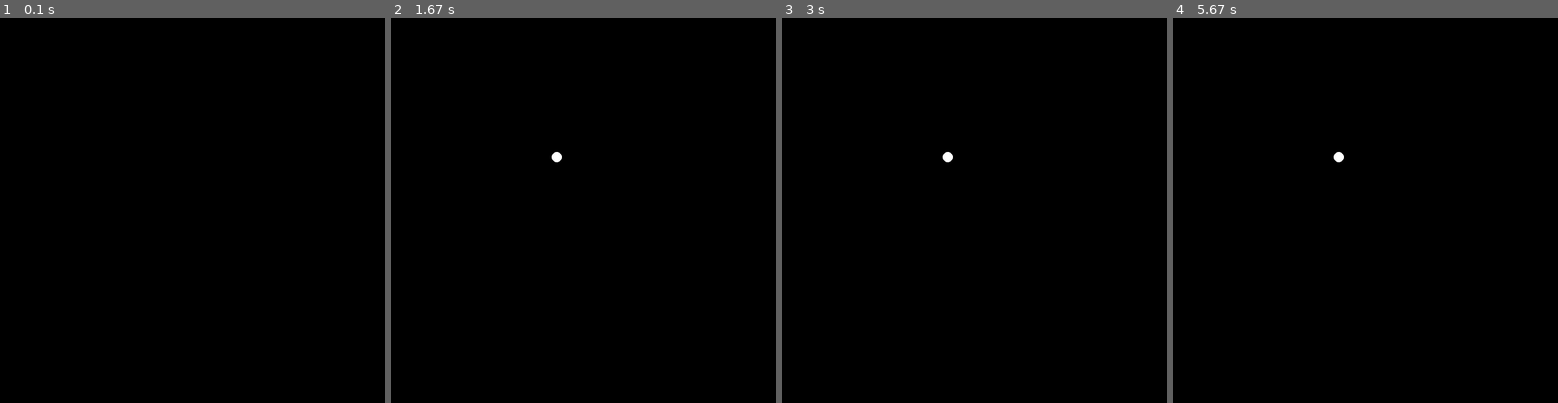
Above: before the commit, frames 1-4 (left to right).
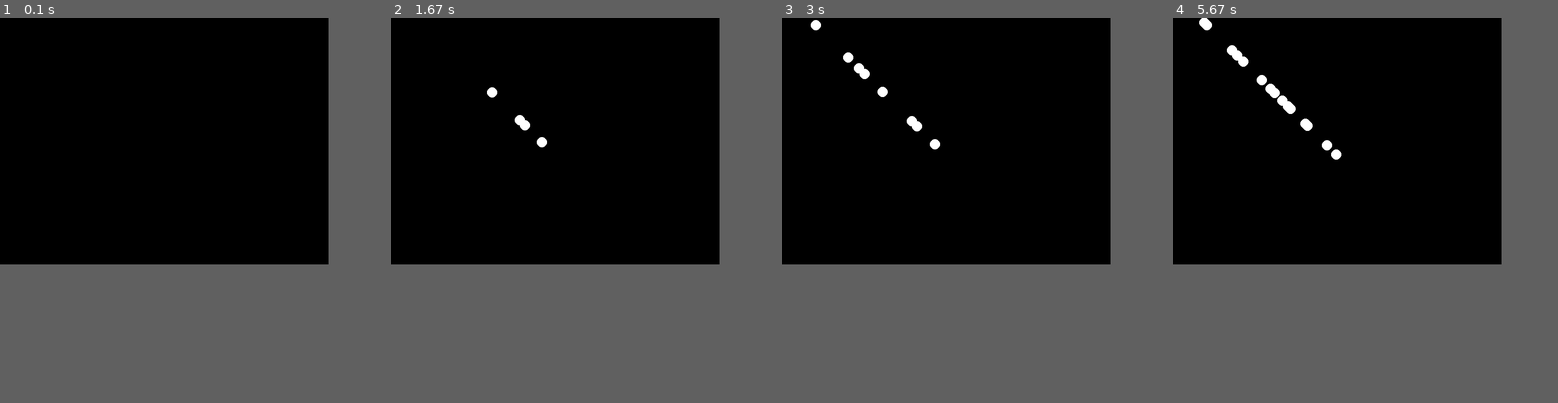
Above: after the commit, the same moments.

Repository: GreatLAN4/Yandex_lyceum_assignments
Game: pygame game, started from Основы промышленного программирования/PyGame 2. Игровой цикл. События/Шарики.py
Two runs of this game, one before a commit and one after it. Both use one fixed random seed, a clock stepped at 60 frames per second and the inputs below.
Inputs (mouse positions are in pixels of both pictures, inside the frame that each line leads up to):
- Up to frame 1 (0.1 s): no input
- Up to frame 2 (1.67 s): press the mouse at (556, 156) at 0.37 s; move the mouse to (518, 148) at 0.47 s; release the mouse at (475, 145) at 0.6 s; press the mouse at (556, 156) at 0.7 s; move the mouse to (579, 106) at 0.8 s; release the mouse at (602, 56) at 0.93 s; press the mouse at (556, 156) at 1.03 s; move the mouse to (560, 106) at 1.13 s; release the mouse at (560, 60) at 1.27 s; press the mouse at (556, 156) at 1.37 s; move the mouse to (556, 160) at 1.47 s; release the mouse at (560, 168) at 1.6 s
- Up to frame 3 (3 s): press the mouse at (947, 156) at 1.7 s; move the mouse to (989, 168) at 1.8 s; release the mouse at (1032, 179) at 1.93 s; press the mouse at (947, 156) at 2.03 s; move the mouse to (989, 137) at 2.13 s; release the mouse at (1032, 118) at 2.27 s; press the mouse at (947, 156) at 2.37 s; move the mouse to (1005, 137) at 2.47 s; release the mouse at (1066, 121) at 2.6 s; press the mouse at (947, 156) at 2.7 s; move the mouse to (1005, 172) at 2.8 s; release the mouse at (1063, 191) at 2.93 s
- Up to frame 4 (5.67 s): press the mouse at (1338, 156) at 3.03 s; move the mouse to (1346, 145) at 3.13 s; release the mouse at (1350, 129) at 3.27 s; press the mouse at (1338, 156) at 3.37 s; move the mouse to (1300, 125) at 3.47 s; release the mouse at (1265, 98) at 3.6 s; press the mouse at (1338, 156) at 3.7 s; move the mouse to (1380, 160) at 3.8 s; release the mouse at (1427, 168) at 3.93 s; press the mouse at (1338, 156) at 4.03 s; move the mouse to (1311, 110) at 4.13 s; release the mouse at (1284, 60) at 4.27 s; press the mouse at (1338, 156) at 4.37 s; move the mouse to (1396, 148) at 4.47 s; release the mouse at (1450, 137) at 4.6 s; press the mouse at (1338, 156) at 4.7 s; move the mouse to (1307, 118) at 4.8 s; release the mouse at (1273, 83) at 4.93 s; press the mouse at (1338, 156) at 5.03 s; move the mouse to (1327, 110) at 5.13 s; release the mouse at (1315, 68) at 5.27 s; press the mouse at (1338, 156) at 5.37 s; move the mouse to (1350, 129) at 5.47 s; release the mouse at (1361, 102) at 5.6 s
In our replay, the window is 750x750 before the commit and 640x480 after it. These sizes can differ from the game's own. Grey fills any space a smaller window leaves; there, only what the larger window draws over its background counts as a difference.

The runs differ from the first frame. In frame 1, only the window size differs. In frame 2, 0.3% of the frame differs, in the area x 24-45%, y 18-38%; in frame 3, 0.5%; in frame 4, 0.7%, in the area x 6-45%, y 0-38%.

Commit message:
PyGame 2 new tasks are done

Diff:
--- /dev/null
+++ b/Основы промышленного программирования/PyGame 2. Игровой цикл. События/Перетаскивание.py
@@ -0,0 +1,62 @@
+    import pygame
+
+
+    class Square:
+        def __init__(self, size, x, y, color):
+            self.size = size
+            self.rect = pygame.Rect(x, y, size, size)
+            self.color = color
+            self.offset_x = 0
+            self.offset_y = 0
+            self.dragging = False
+
+        def draw(self, surface):
+            pygame.draw.rect(surface, self.color, self.rect)
+
+        def handle_event(self, event):
+            if event.type == pygame.MOUSEBUTTONDOWN:
+                if event.button == 1 and self.rect.collidepoint(event.pos):
+                    self.dragging = True
+                    mouse_x, mouse_y = event.pos
+                    self.offset_x = self.rect.x - mouse_x
+                    self.offset_y = self.rect.y - mouse_y
+            elif event.type == pygame.MOUSEBUTTONUP:
+                if event.button == 1:
+                    self.dragging = False
+            elif event.type == pygame.MOUSEMOTION:
+                if self.dragging:
+                    mouse_x, mouse_y = event.pos
+                    self.rect.x = mouse_x + self.offset_x
+                    self.rect.y = mouse_y + self.offset_y
+
+
+    def main():
+
+        pygame.init()
+
+        screen_width, screen_height = 300, 300
+        screen = pygame.display.set_mode((screen_width, screen_height))
+        pygame.display.set_caption("Draggable Square")
+
+        square_size = 100
+        square_color = pygame.Color("green")
+        square = Square(square_size, 0, 0, square_color)
+        square.rect.center = (screen_width // 2, screen_height // 2)
+
+        running = True
+        while running:
+            for event in pygame.event.get():
+                if event.type == pygame.QUIT:
+                    running = False
+                else:
+                    square.handle_event(event)
+
+            screen.fill(pygame.Color("black"))
+            square.draw(screen)
+
+            pygame.display.update()
+
+        pygame.quit()
+
+    if __name__ == "__main__":
+        main()
--- a/Основы промышленного программирования/PyGame 2. Игровой цикл. События/Шарики.py
+++ b/Основы промышленного программирования/PyGame 2. Игровой цикл. События/Шарики.py
@@ -1,44 +1,58 @@
-from random import randint
-
 import pygame
-
-WINDOW_SIZE = WINDOW_WIDTH, WINDOW_HEIGHT = 750, 750
-TIMER_EVENT = 30
-FPS = 120
+import math
+import random
 
 
-class MovingCircle:
+class Ball:
+    def __init__(self, x, y):
+        self.x = x
+        self.y = y
+        self.radius = 10
+        self.color = pygame.Color("white")
+        self.speed = 100
+        self.direction = random.uniform(math.pi / 4, 3 * math.pi / 4)
 
-    def __init__(self):
-        global FPS
-        self.v = 100
-        self.r = 10
+    def draw(self, surface):
+        pygame.draw.circle(surface, self.color, (int(self.x), int(self.y)), self.radius)
 
-    def Render(self, screen, pos):
-        pygame.draw.circle(screen, "white", (pos[0], pos[1]), 10)
+    def update(self, dt, screen_width, screen_height):
+        dx = self.speed * -math.sin(self.direction) * dt
+        dy = self.speed * -math.sin(self.direction) * dt
+        self.x += dx
+        self.y += dy
 
-    def Move(self, pos):
-        self.x = pos[0] + self.v / FPS
-        self.y = pos[1] + self.v / FPS
+        if self.x - self.radius <= 0 or self.x + self.radius >= screen_width:
+            self.direction = math.pi - self.direction
+        if self.y - self.radius <= 0 or self.y + self.radius >= screen_height:
+            self.direction = -self.direction
 
 
-def main():
-    pygame.init()
-    screen = pygame.display.set_mode(WINDOW_SIZE)
-    movingcircle = MovingCircle()
-    screen.fill((0, 0, 0))
-    running = True
-    while running:
+pygame.init()
 
-        for event in pygame.event.get():
-            if event.type == pygame.QUIT:
-                running = False
-            if event.type == pygame.MOUSEBUTTONDOWN:
-                movingcircle.Render(screen, event.pos)
+screen_width, screen_height = 640, 480
+screen = pygame.display.set_mode((screen_width, screen_height))
+pygame.display.set_caption("Bouncing Balls")
 
-        pygame.display.flip()
-    pygame.display.quit()
+balls = []
 
+running = True
+clock = pygame.time.Clock()
+while running:
+    for event in pygame.event.get():
+        if event.type == pygame.QUIT:
+            running = False
+        elif event.type == pygame.MOUSEBUTTONDOWN and event.button == 1:
+            ball = Ball(*event.pos)
+            balls.append(ball)
 
-if __name__ == "__main__":
-    main()
+    dt = clock.tick(60) / 1000
+    for ball in balls:
+        ball.update(dt, screen_width, screen_height)
+
+    screen.fill(pygame.Color("black"))
+    for ball in balls:
+        ball.draw(screen)
+
+    pygame.display.update()
+
+pygame.quit()
